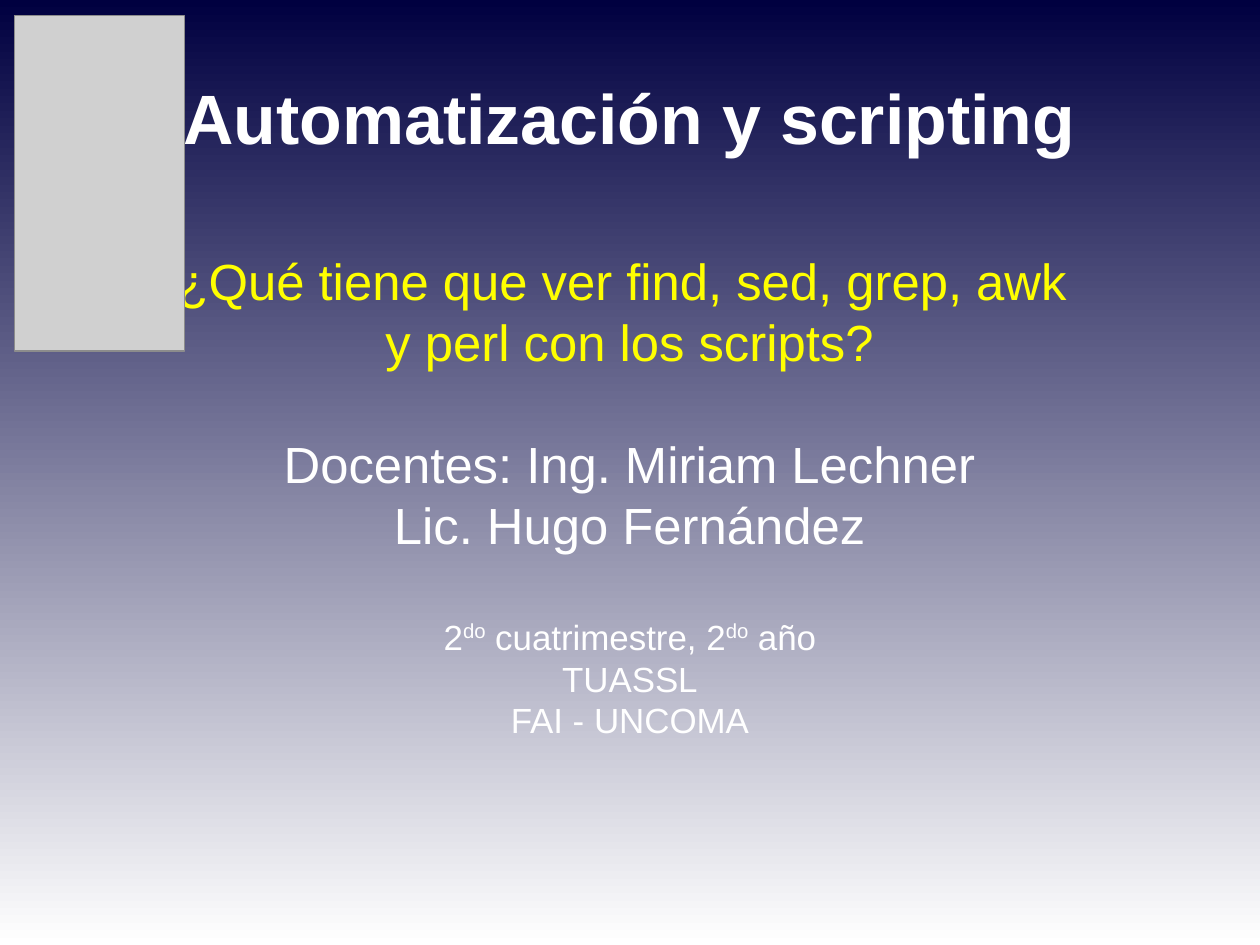
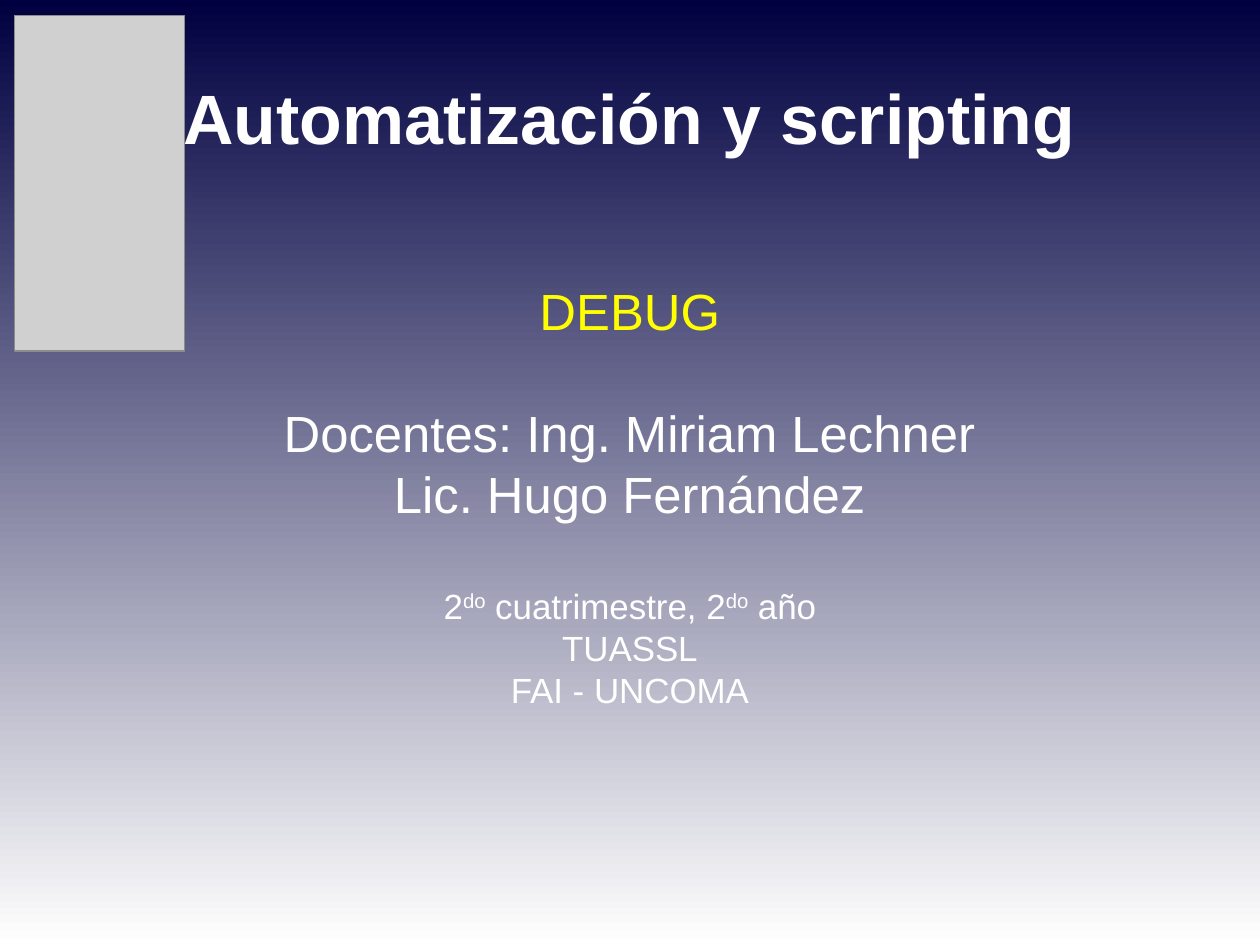
Before and after one commit to niniadcobre/-AutoyScripting, a slide deck: slide 1 of clases/AYS_clase07.odp. Drawn at 1260x945 pixels with LibreOffice and Linux fonts; fonts in the diff are those of the drawing; grey boxes stand for pictures. Boxes give left, top, right and bottom in pixels: in the first picture for what was removed or moved away, otherwise in the second. Text is boxed around its words. In the diff, an @@ line names an element or a change of style, - is before the commit and + after.

```diff
--- a/clases/AYS_clase07.odp
+++ b/clases/AYS_clase07.odp
@@ subtitle at [284,294,975,463]: text changed; text colour #FFFF00 to #FFFFFF @@
-¿Qué tiene que ver find, sed, grep, awk
-y perl con los scripts?
-Docentes: Ing. Miriam Lechner
+DEBUG
+Docentes: Ing. Miriam Lechner
```
Also in this commit, not shown: 3 slides added, 10 slides removed, 8 other files.
